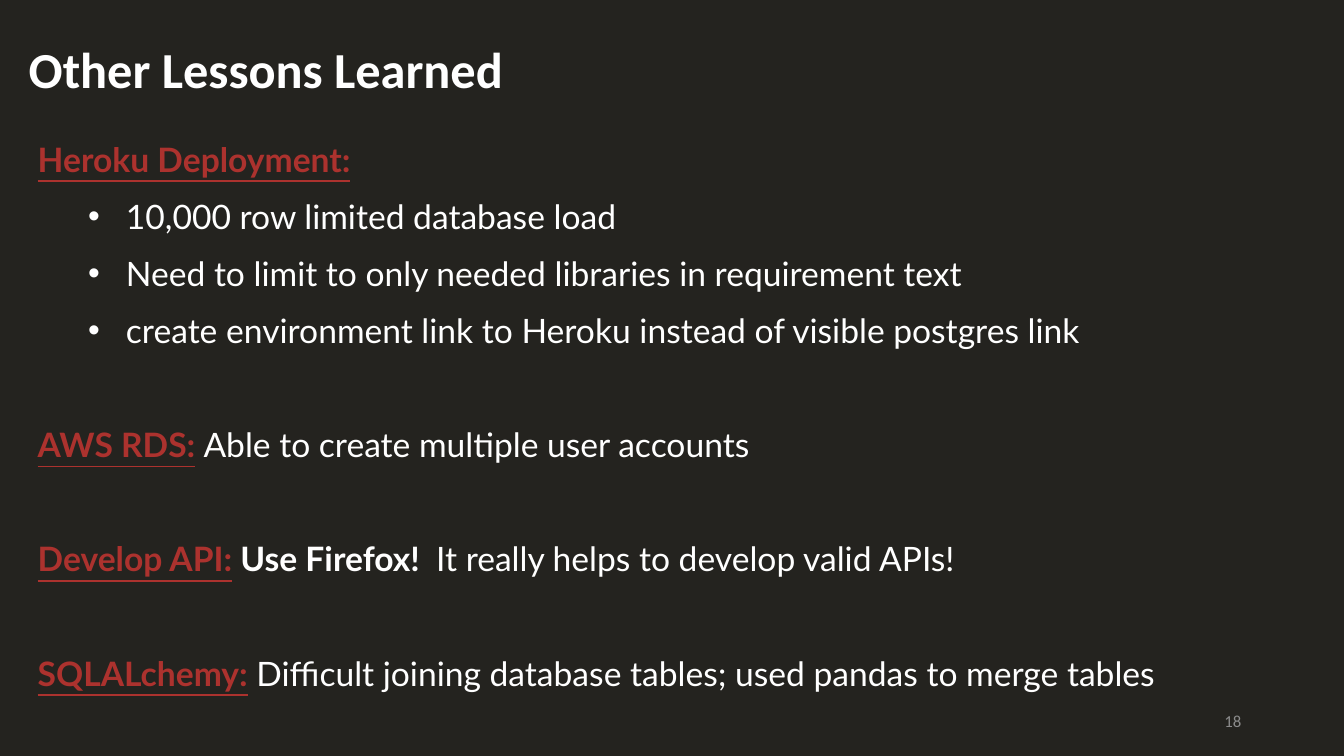
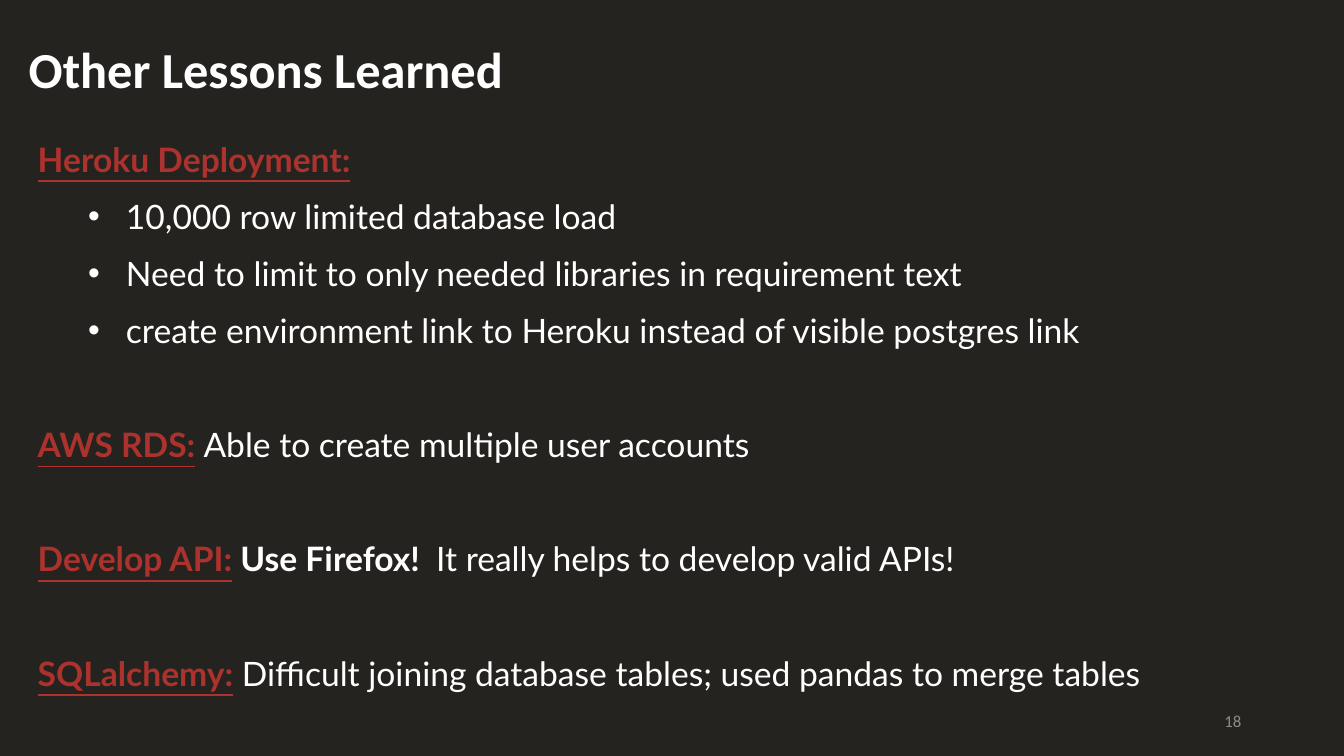
Before and after one commit to HaifaNajdawi/The_big_chill, a slide deck: slide 18 of Final_Report_Out_Presentation.pptx. Drawn at 1344x756 pixels with LibreOffice and Linux fonts; fonts in the diff are those of the drawing. Boxes give left, top, right and bottom in pixels: in the first picture for what was removed or moved away, otherwise in the second. Text is boxed around its words. In the diff, an @@ line names an element or a change of style, - is before the commit and + after.

```diff
--- a/Final_Report_Out_Presentation.pptx
+++ b/Final_Report_Out_Presentation.pptx
@@ text at (38, 661, 1140, 692): text changed @@
-SQLALchemy: Difficult joining database tables; used pandas to merge tables
+SQLalchemy: Difficult joining database tables; used pandas to merge tables
```
Also in this commit, not shown: 2 other slides changed, 3 other files.
